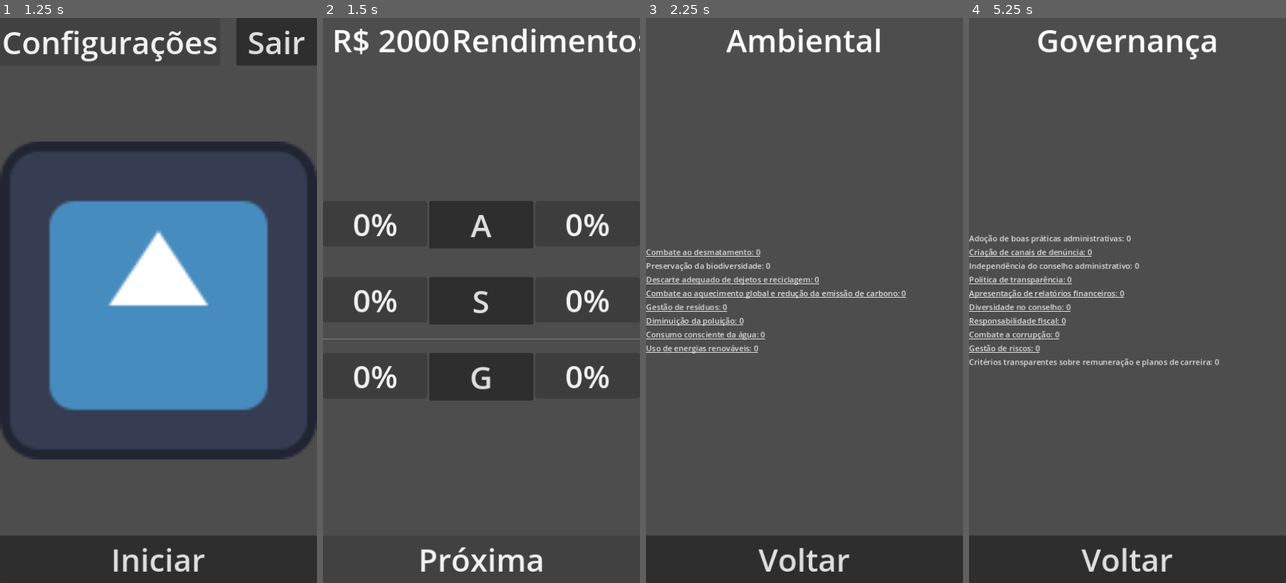
Above: before the commit, frames 1-4 (left to right).
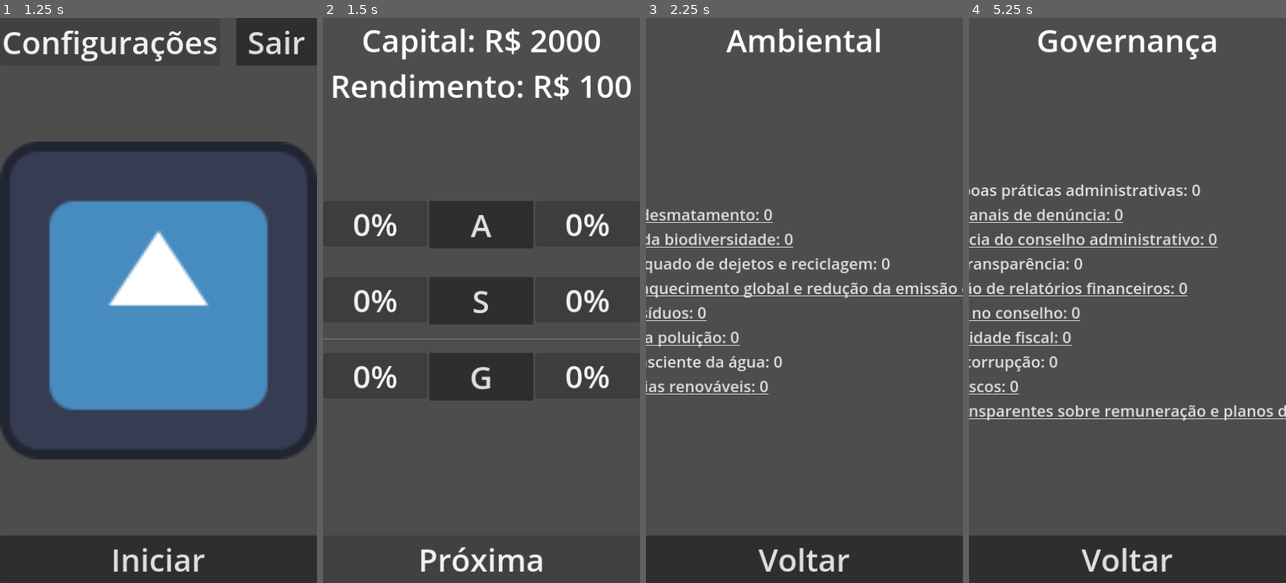
Above: after the commit, the same moments.

Repository: lu1z/hackathon_cpdi
Game: Godot game, scene res://scenes/pages/introduction_page.tscn
The game is run twice, just before and just after one commit, with the same random seed, the same clock (stepped at 60 frames per second) and the same inputs. The engine's default icon, where the game draws it, is replaced by a stand-in: a white triangle on a blue panel in a dark square.
Inputs:
- Up to frame 1 (1.25 s): click "Pular introdução" at 0.5 s
- Up to frame 2 (1.5 s): click "Iniciar" at 1.25 s
- Up to frame 3 (2.25 s): click "A" at 2 s
- Up to frame 4 (5.25 s): click "Voltar" at 2.75 s; click "S" at 3.5 s; click "Voltar" at 4.25 s; click "G" at 5 s

Frame 1 is identical in both runs. In frame 2, 3.9% of the frame differs, in the area x 3-100%, y 1-15%; in frame 3, 5.7%; in frame 4, 7.1%, in the area x 0-100%, y 29-72%.

Commit message:
Esqueci ;(

Diff:
--- a/scenes/pages/question_page.tscn
+++ b/scenes/pages/question_page.tscn
@@ -84,6 +84,7 @@
 [node name="ActionInformation" type="Label" parent="QuestionInformation"]
 custom_minimum_size = Vector2(0, 50)
 layout_mode = 2
+theme_override_font_sizes/font_size = 32
 text = "Gafanhoto"
 horizontal_alignment = 1
 autowrap_mode = 3
--- a/scenes/pages/score_page.tscn
+++ b/scenes/pages/score_page.tscn
@@ -56,7 +56,7 @@
 grow_vertical = 2
 script = SubResource("GDScript_gr2gb")
 
-[node name="ResourcesGroup" type="HBoxContainer" parent="."]
+[node name="ResourcesGroup" type="VBoxContainer" parent="."]
 layout_mode = 1
 anchors_preset = 10
 anchor_right = 1.0
@@ -65,15 +65,15 @@
 
 [node name="MoneyLabel" type="Label" parent="ResourcesGroup"]
 layout_mode = 2
-size_flags_horizontal = 2
 theme_override_font_sizes/font_size = 64
 text = "200000"
+horizontal_alignment = 1
 
 [node name="RevenueLabel" type="Label" parent="ResourcesGroup"]
 layout_mode = 2
-size_flags_horizontal = 10
 theme_override_font_sizes/font_size = 64
 text = "10000"
+horizontal_alignment = 1
 
 [node name="ESGGroup" type="VBoxContainer" parent="."]
 layout_mode = 1
--- a/scenes/pages/topics_page.tscn
+++ b/scenes/pages/topics_page.tscn
@@ -22,6 +22,7 @@
 			$LabelTitle.text = \"Governança\"
 	for t in topics:
 		var node = LinkButton.new()
+		node.add_theme_font_size_override(\"font_size\", 32)
 		node.text = ESG.esg_half_table[t] + \": \" + str(ScoreManager.score[t])
 		$Topics.add_child(node)
 
--- a/scripts/question_manager.gd
+++ b/scripts/question_manager.gd
@@ -28,8 +28,11 @@
 	var elegibles = questions.filter(
 		func(q): return q.esg.is_group_sum_larger_than(bias, magnitude)
 	)
-	current = elegibles.pick_random()
-	questions.erase(current)
+	if elegibles.is_empty():
+		current = draw_question()
+	else:
+		current = elegibles.pick_random()
+		questions.erase(current)
 
 
 func rollback_question():
--- a/scripts/score_manager.gd
+++ b/scripts/score_manager.gd
@@ -101,7 +101,7 @@
 	var env = get_current_group_score(ESG.ESG_GROUPS.ENVIROMENT) <= DEFAULT_LOSE_CONDITION
 	var soc = get_current_group_score(ESG.ESG_GROUPS.SOCIAL) <= DEFAULT_LOSE_CONDITION
 	var gov = get_current_group_score(ESG.ESG_GROUPS.GOVERNANCE) <= DEFAULT_LOSE_CONDITION
-	return env or soc or gov or debt == 0
+	return env or soc or gov or debt == 0 or QuestionManager.questions.is_empty()
 
 
 func print_score():
